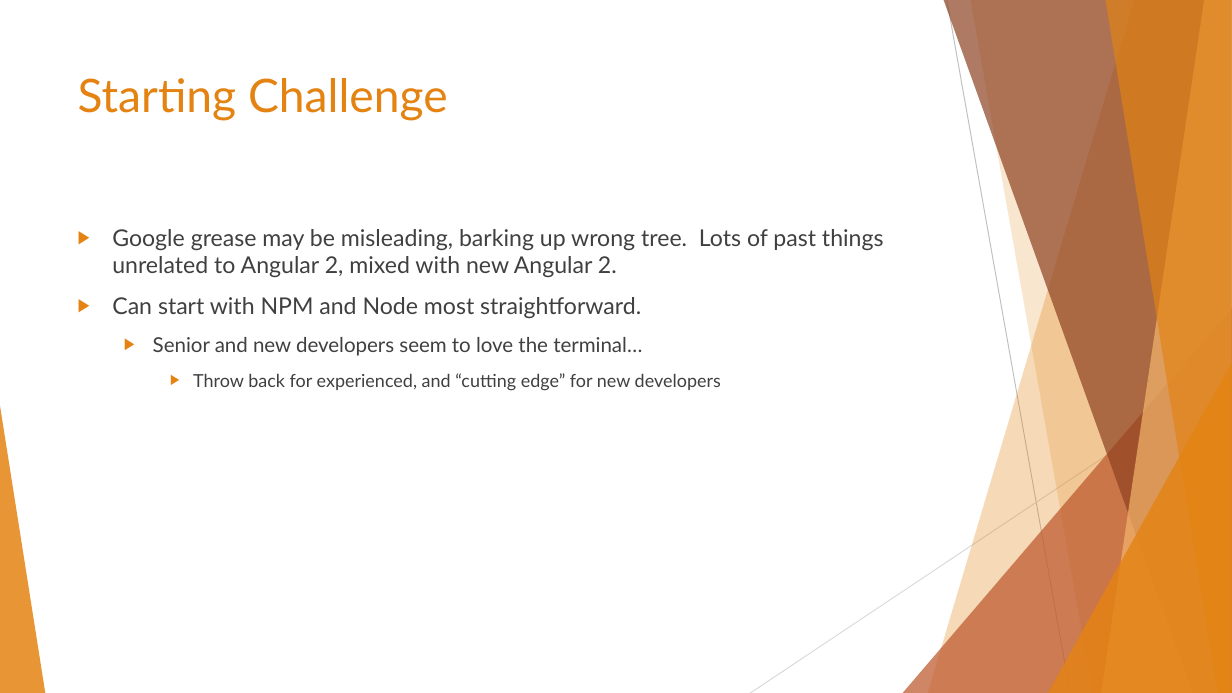
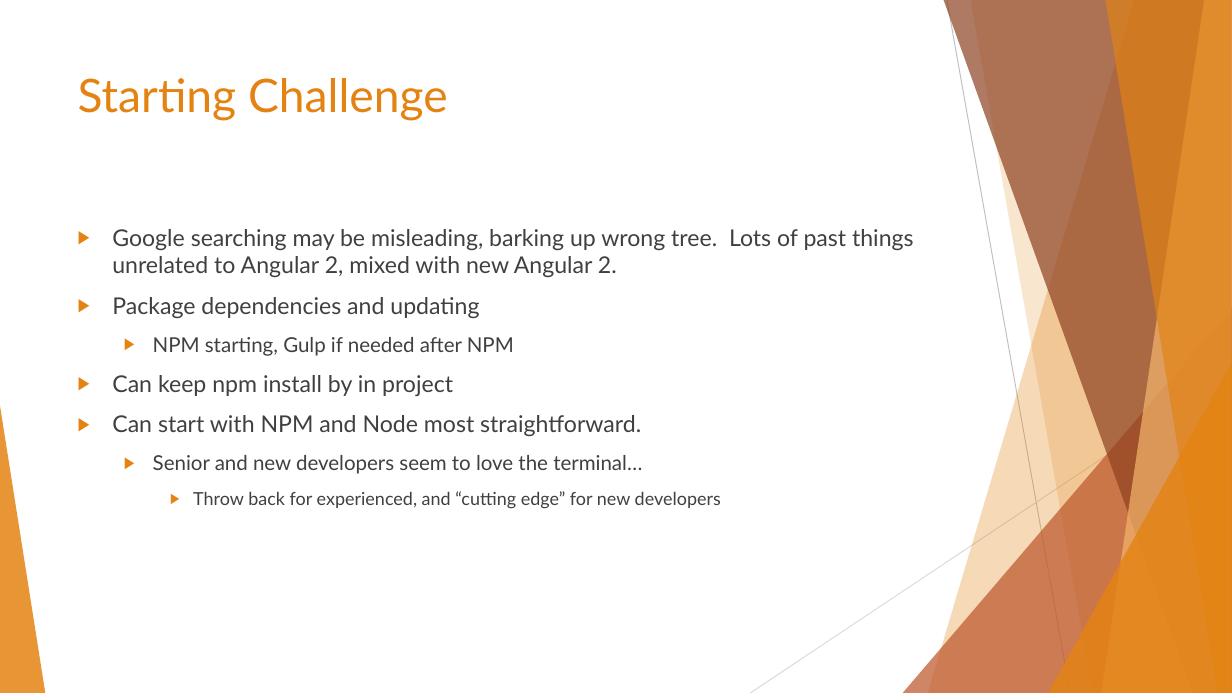
Before and after one commit to cwelrod/Demo, a slide deck: slide 14 of Angular 2 with TypeScript cont of MontJUG Spring Demo.pptx (slide 12 before the commit). Drawn at 1232x693 pixels with LibreOffice and Linux fonts; fonts in the diff are those of the drawing. Boxes give left, top, right and bottom in pixels: in the first picture for what was removed or moved away, otherwise in the second. Text is boxed around its words. In the diff, an @@ line names an element or a change of style, - is before the commit and + after.

```diff
--- a/Angular 2 with TypeScript cont of MontJUG Spring Demo.pptx
+++ b/Angular 2 with TypeScript cont of MontJUG Spring Demo.pptx
@@ text at [112,229,914,396]: text changed @@
-▶ Google grease may be misleading, barking up wrong tree. Lots of past things unrelated to Angular 2, mixed with new Angular 2.
+▶ Google searching may be misleading, barking up wrong tree. Lots of past things unrelated to Angular 2, mixed with new Angular 2.
+▶ Package dependencies and updating
+  ▶ NPM starting, Gulp if needed after NPM
+▶ Can keep npm install by in project
```
Also in this commit, not shown: 5 other slides changed, 2 slides added.
